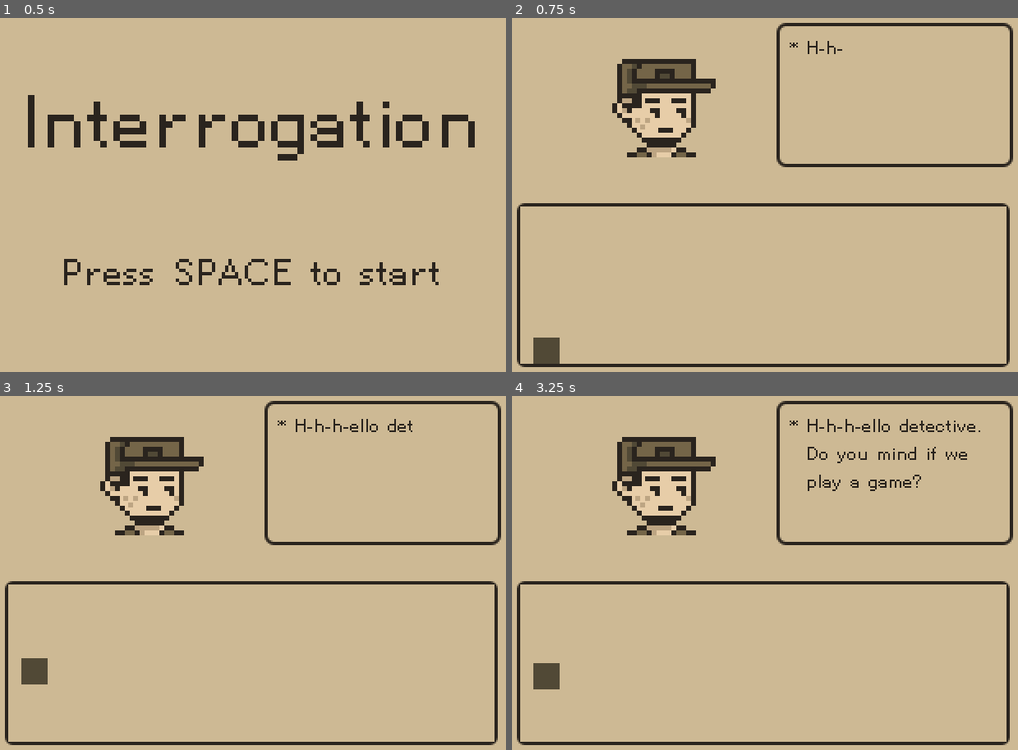
Above: before the commit, frames 1-4 (two rows, left to right).
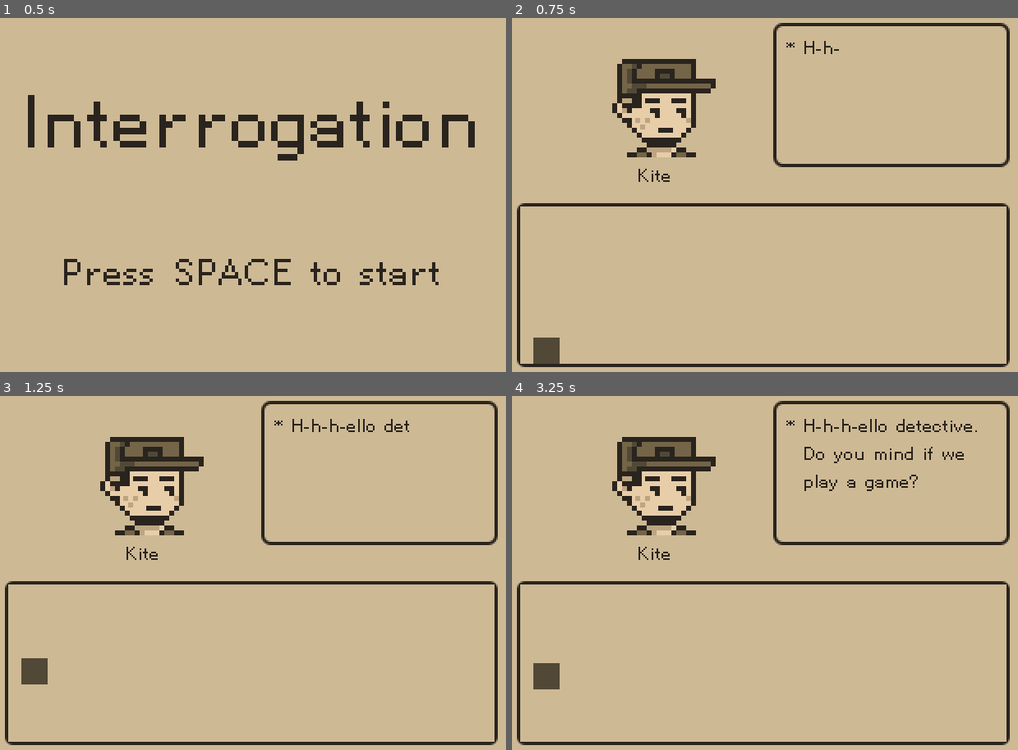
Above: after the commit, the same moments.

Repository: hkattt/game-off-2024
Game: Godot game, scene res://scenes/start_menu.tscn
The game is run twice, just before and just after one commit, with the same random seed, the same clock (stepped at 60 frames per second) and the same inputs. Sound files missing from this copy of the repository are replaced by a short silence.
Inputs:
- Up to frame 1 (0.5 s): no input
- Up to frame 2 (0.75 s): tap Space at 0.5 s; hold Right (ui_right) from 0.53 s (still down)
- Up to frame 3 (1.25 s): keep holding Right (ui_right); tap Enter (ui_accept) at 0.77 s
- Up to frame 4 (3.25 s): tap Enter (ui_accept) at 1.52, 2.75, 3.02 s; release Right (ui_right) at 2.03 s; hold Left (ui_left) 2.03-2.78 s; hold Right (ui_right) from 2.78 s (still down)

Frame 1 is identical in both runs. In frame 2, 1.2% of the frame differs, in the area x 25-100%, y 1-47%; in frame 3, 1.5%; in frame 4, 2.3%.

Commit message:
Refactor text box and added character names

Diff:
--- a/game-off-2024/scenes/accusation.tscn
+++ b/game-off-2024/scenes/accusation.tscn
@@ -20,7 +20,8 @@
 [node name="VBoxContainer" type="VBoxContainer" parent="MarginContainer"]
 layout_mode = 2
 size_flags_horizontal = 4
-theme_override_constants/separation = 25
+theme_override_constants/separation = 15
+alignment = 1
 
 [node name="Instruction" type="Label" parent="MarginContainer/VBoxContainer"]
 texture_filter = 3
@@ -31,11 +32,15 @@
 text = "Choose the killer"
 horizontal_alignment = 1
 
-[node name="BottomHBoxContainer" type="HBoxContainer" parent="MarginContainer/VBoxContainer"]
+[node name="TopHBoxContainer" type="HBoxContainer" parent="MarginContainer/VBoxContainer"]
 layout_mode = 2
 theme_override_constants/separation = 50
+alignment = 1
 
-[node name="ChildButton" type="TextureButton" parent="MarginContainer/VBoxContainer/BottomHBoxContainer"]
+[node name="ChildVBoxContainer" type="VBoxContainer" parent="MarginContainer/VBoxContainer/TopHBoxContainer"]
+layout_mode = 2
+
+[node name="ChildButton" type="TextureButton" parent="MarginContainer/VBoxContainer/TopHBoxContainer/ChildVBoxContainer"]
 texture_filter = 1
 layout_mode = 2
 texture_normal = ExtResource("2_tew3k")
@@ -43,7 +48,18 @@
 texture_hover = ExtResource("2_tew3k")
 texture_focused = ExtResource("2_tew3k")
 
-[node name="DoctorButton" type="TextureButton" parent="MarginContainer/VBoxContainer/BottomHBoxContainer"]
+[node name="ChildName" type="Label" parent="MarginContainer/VBoxContainer/TopHBoxContainer/ChildVBoxContainer"]
+texture_filter = 3
+layout_mode = 2
+theme_override_colors/font_color = Color(0.164706, 0.141176, 0.117647, 1)
+theme_override_fonts/font = ExtResource("1_b2jg4")
+text = "Kite"
+horizontal_alignment = 1
+
+[node name="DoctorVBoxContainer" type="VBoxContainer" parent="MarginContainer/VBoxContainer/TopHBoxContainer"]
+layout_mode = 2
+
+[node name="DoctorButton" type="TextureButton" parent="MarginContainer/VBoxContainer/TopHBoxContainer/DoctorVBoxContainer"]
 texture_filter = 1
 layout_mode = 2
 texture_normal = ExtResource("3_cor4i")
@@ -51,11 +67,23 @@
 texture_hover = ExtResource("3_cor4i")
 texture_focused = ExtResource("3_cor4i")
 
-[node name="TopHBoxContainer" type="HBoxContainer" parent="MarginContainer/VBoxContainer"]
+[node name="DoctorName" type="Label" parent="MarginContainer/VBoxContainer/TopHBoxContainer/DoctorVBoxContainer"]
+texture_filter = 3
+layout_mode = 2
+theme_override_colors/font_color = Color(0.164706, 0.141176, 0.117647, 1)
+theme_override_fonts/font = ExtResource("1_b2jg4")
+text = "Dr. Grey"
+horizontal_alignment = 1
+
+[node name="BottomHBoxContainer" type="HBoxContainer" parent="MarginContainer/VBoxContainer"]
 layout_mode = 2
 theme_override_constants/separation = 50
+alignment = 1
 
-[node name="ChefButton" type="TextureButton" parent="MarginContainer/VBoxContainer/TopHBoxContainer"]
+[node name="ChefVBoxContainer" type="VBoxContainer" parent="MarginContainer/VBoxContainer/BottomHBoxContainer"]
+layout_mode = 2
+
+[node name="ChefButton" type="TextureButton" parent="MarginContainer/VBoxContainer/BottomHBoxContainer/ChefVBoxContainer"]
 texture_filter = 1
 layout_mode = 2
 texture_normal = ExtResource("4_tyntc")
@@ -63,15 +91,35 @@
 texture_hover = ExtResource("4_tyntc")
 texture_focused = ExtResource("4_tyntc")
 
-[node name="ScientistButton" type="TextureButton" parent="MarginContainer/VBoxContainer/TopHBoxContainer"]
+[node name="ChefName" type="Label" parent="MarginContainer/VBoxContainer/BottomHBoxContainer/ChefVBoxContainer"]
+texture_filter = 3
+layout_mode = 2
+theme_override_colors/font_color = Color(0.164706, 0.141176, 0.117647, 1)
+theme_override_fonts/font = ExtResource("1_b2jg4")
+text = "Patrica"
+horizontal_alignment = 1
+
+[node name="ScientistVBoxContainer" type="VBoxContainer" parent="MarginContainer/VBoxContainer/BottomHBoxContainer"]
+layout_mode = 2
+
+[node name="ScientistButton" type="TextureButton" parent="MarginContainer/VBoxContainer/BottomHBoxContainer/ScientistVBoxContainer"]
 texture_filter = 1
 layout_mode = 2
 texture_normal = ExtResource("3_cor4i")
 texture_pressed = ExtResource("3_cor4i")
 texture_hover = ExtResource("3_cor4i")
 texture_focused = ExtResource("3_cor4i")
+stretch_mode = 3
 
-[connection signal="button_up" from="MarginContainer/VBoxContainer/BottomHBoxContainer/ChildButton" to="." method="_on_child_button_button_up"]
-[connection signal="button_up" from="MarginContainer/VBoxContainer/BottomHBoxContainer/DoctorButton" to="." method="_on_doctor_button_button_up"]
-[connection signal="button_up" from="MarginContainer/VBoxContainer/TopHBoxContainer/ChefButton" to="." method="_on_chef_button_button_up"]
-[connection signal="button_up" from="MarginContainer/VBoxContainer/TopHBoxContainer/ScientistButton" to="." method="_on_scientist_button_button_up"]
+[node name="ScientistName" type="Label" parent="MarginContainer/VBoxContainer/BottomHBoxContainer/ScientistVBoxContainer"]
+texture_filter = 3
+layout_mode = 2
+theme_override_colors/font_color = Color(0.164706, 0.141176, 0.117647, 1)
+theme_override_fonts/font = ExtResource("1_b2jg4")
+text = "Professor Vanth"
+horizontal_alignment = 1
+
+[connection signal="button_up" from="MarginContainer/VBoxContainer/TopHBoxContainer/ChildVBoxContainer/ChildButton" to="." method="_on_child_button_button_up"]
+[connection signal="button_up" from="MarginContainer/VBoxContainer/TopHBoxContainer/DoctorVBoxContainer/DoctorButton" to="." method="_on_doctor_button_button_up"]
+[connection signal="button_up" from="MarginContainer/VBoxContainer/BottomHBoxContainer/ChefVBoxContainer/ChefButton" to="." method="_on_chef_button_button_up"]
+[connection signal="button_up" from="MarginContainer/VBoxContainer/BottomHBoxContainer/ScientistVBoxContainer/ScientistButton" to="." method="_on_scientist_button_button_up"]
--- a/game-off-2024/scenes/interview.tscn
+++ b/game-off-2024/scenes/interview.tscn
@@ -1,6 +1,7 @@
-[gd_scene load_steps=4 format=3 uid="uid://icur8t27smy"]
+[gd_scene load_steps=5 format=3 uid="uid://icur8t27smy"]
 
 [ext_resource type="Script" path="res://scripts/interview.gd" id="1_mv5me"]
+[ext_resource type="FontFile" uid="uid://dq4pyxfiswi2f" path="res://assets/font/HelvetiPixel.ttf" id="3_g3e7t"]
 [ext_resource type="PackedScene" uid="uid://dxuo3kk60cdkk" path="res://scenes/text_box.tscn" id="3_whgl6"]
 
 [sub_resource type="StyleBoxFlat" id="StyleBoxFlat_jse2k"]
@@ -38,3 +39,16 @@
 render_target_update_mode = 4
 
 [node name="TextBox" parent="." instance=ExtResource("3_whgl6")]
+offset_left = 158.0
+offset_right = 318.0
+
+[node name="CharacterName" type="Label" parent="."]
+texture_filter = 3
+offset_left = 50.0
+offset_top = 106.0
+offset_right = 138.0
+offset_bottom = 120.0
+theme_override_colors/font_color = Color(0.164706, 0.141176, 0.117647, 1)
+theme_override_fonts/font = ExtResource("3_g3e7t")
+text = "Character Name"
+horizontal_alignment = 1
--- /dev/null
+++ b/game-off-2024/scenes/story.tscn
@@ -0,0 +1,3 @@
+[gd_scene format=3 uid="uid://bmnyiqyg3g447"]
+
+[node name="Story" type="Node2D"]
--- a/game-off-2024/scenes/text_box.tscn
+++ b/game-off-2024/scenes/text_box.tscn
@@ -15,36 +15,30 @@
 corner_radius_bottom_right = 5
 corner_radius_bottom_left = 5
 
-[node name="TextBox" type="CanvasLayer"]
-script = ExtResource("1_t46qd")
-
-[node name="TextBoxContainer" type="MarginContainer" parent="."]
-anchors_preset = 1
-anchor_left = 1.0
-anchor_right = 1.0
-offset_left = -160.0
+[node name="TextBoxContainer" type="MarginContainer"]
+offset_right = 160.0
 offset_bottom = 128.0
-grow_horizontal = 0
 theme_override_constants/margin_left = 8
 theme_override_constants/margin_top = 20
 theme_override_constants/margin_right = 8
 theme_override_constants/margin_bottom = 20
+script = ExtResource("1_t46qd")
 
-[node name="Panel" type="Panel" parent="TextBoxContainer"]
+[node name="Panel" type="Panel" parent="."]
 layout_mode = 2
 theme_override_styles/panel = SubResource("StyleBoxFlat_ylnh1")
 
-[node name="MarginContainer" type="MarginContainer" parent="TextBoxContainer"]
+[node name="MarginContainer" type="MarginContainer" parent="."]
 layout_mode = 2
 theme_override_constants/margin_left = 8
 theme_override_constants/margin_top = 8
 theme_override_constants/margin_right = 8
 theme_override_constants/margin_bottom = 8
 
-[node name="HBoxContainer" type="HBoxContainer" parent="TextBoxContainer/MarginContainer"]
+[node name="HBoxContainer" type="HBoxContainer" parent="MarginContainer"]
 layout_mode = 2
 
-[node name="Start" type="Label" parent="TextBoxContainer/MarginContainer/HBoxContainer"]
+[node name="Start" type="Label" parent="MarginContainer/HBoxContainer"]
 texture_filter = 1
 layout_mode = 2
 size_flags_vertical = 0
@@ -53,7 +47,7 @@
 theme_override_font_sizes/font_size = 16
 text = "*"
 
-[node name="Text" type="Label" parent="TextBoxContainer/MarginContainer/HBoxContainer"]
+[node name="Text" type="Label" parent="MarginContainer/HBoxContainer"]
 texture_filter = 1
 clip_contents = true
 custom_minimum_size = Vector2(8, 8)
--- a/game-off-2024/scripts/accusation.gd
+++ b/game-off-2024/scripts/accusation.gd
@@ -1,9 +1,9 @@
 extends Node2D
 
-@onready var child_button       = $MarginContainer/VBoxContainer/BottomHBoxContainer/ChildButton
-@onready var doctor_button      = $MarginContainer/VBoxContainer/BottomHBoxContainer/DoctorButton
-@onready var chef_button        = $MarginContainer/VBoxContainer/TopHBoxContainer/ChefButton
-@onready var scientist_button   = $MarginContainer/VBoxContainer/TopHBoxContainer/ScientistButton
+@onready var child_button       = $MarginContainer/VBoxContainer/TopHBoxContainer/ChildVBoxContainer/ChildButton
+@onready var doctor_button      = $MarginContainer/VBoxContainer/TopHBoxContainer/DoctorVBoxContainer/DoctorButton
+@onready var chef_button        = $MarginContainer/VBoxContainer/BottomHBoxContainer/ChefVBoxContainer/ChefButton
+@onready var scientist_button   = $MarginContainer/VBoxContainer/BottomHBoxContainer/ScientistVBoxContainer/ScientistButton
 
 const victory_scene: PackedScene = preload("res://scenes/victory.tscn")
 const lose_scene: PackedScene    = preload("res://scenes/lose.tscn")
--- a/game-off-2024/scripts/dialogue_manager.gd
+++ b/game-off-2024/scripts/dialogue_manager.gd
@@ -31,6 +31,9 @@
 func next_negative_line() -> void:
 	negative_dialogue_index += 1
 
+func get_character() -> String:
+	return dialogues[character_index]["character"]
+
 func get_opening_line() -> String:
 	return dialogues[character_index]["opening"]
 
--- a/game-off-2024/scripts/interview.gd
+++ b/game-off-2024/scripts/interview.gd
@@ -4,7 +4,9 @@
 	RUNNING,
 	COMPLETE
 }
-@onready var text_box: CanvasLayer          = $TextBox
+
+@onready var text_box: MarginContainer      = $TextBox
+@onready var character_name: Label          = $CharacterName
 @onready var minigame_viewport: SubViewport = $MinigamePanel/SubViewportContainer/SubViewport
 
 const Minigame = preload("res://scripts/minigames/minigame.gd")
@@ -20,6 +22,7 @@
 # Called when the node enters the scene tree for the first time.
 func _ready() -> void:
 	dialogue_manager = get_parent().get_node("DialogueManager")
+	character_name.text = dialogue_manager.get_character()
 	text_box.set_text(dialogue_manager.get_opening_line())
 	instantiate_character()
 	instantiate_minigame(level)
--- a/game-off-2024/scripts/text_box.gd
+++ b/game-off-2024/scripts/text_box.gd
@@ -1,10 +1,9 @@
-extends CanvasLayer
+extends MarginContainer
 
 const CHARACTER_READ_RATE: float = 0.05
 
-@onready var text_box_container: MarginContainer = $TextBoxContainer
-@onready var start_symbol: Label                 = $TextBoxContainer/MarginContainer/HBoxContainer/Start
-@onready var text: Label                         = $TextBoxContainer/MarginContainer/HBoxContainer/Text
+@onready var start_symbol: Label                 = $MarginContainer/HBoxContainer/Start
+@onready var text: Label                         = $MarginContainer/HBoxContainer/Text
 
 # Called when the node enters the scene tree for the first time.
 func _ready() -> void:
@@ -14,11 +13,11 @@
 func hide_text_box() -> void:
 	start_symbol.text = ""
 	text.text         = ""
-	text_box_container.hide()
+	hide()
 
 func show_text_box() -> void:
 	start_symbol.text = "*"
-	text_box_container.show()
+	show()
 
 func set_text(new_text: String) -> void:
 	text.text = new_text
